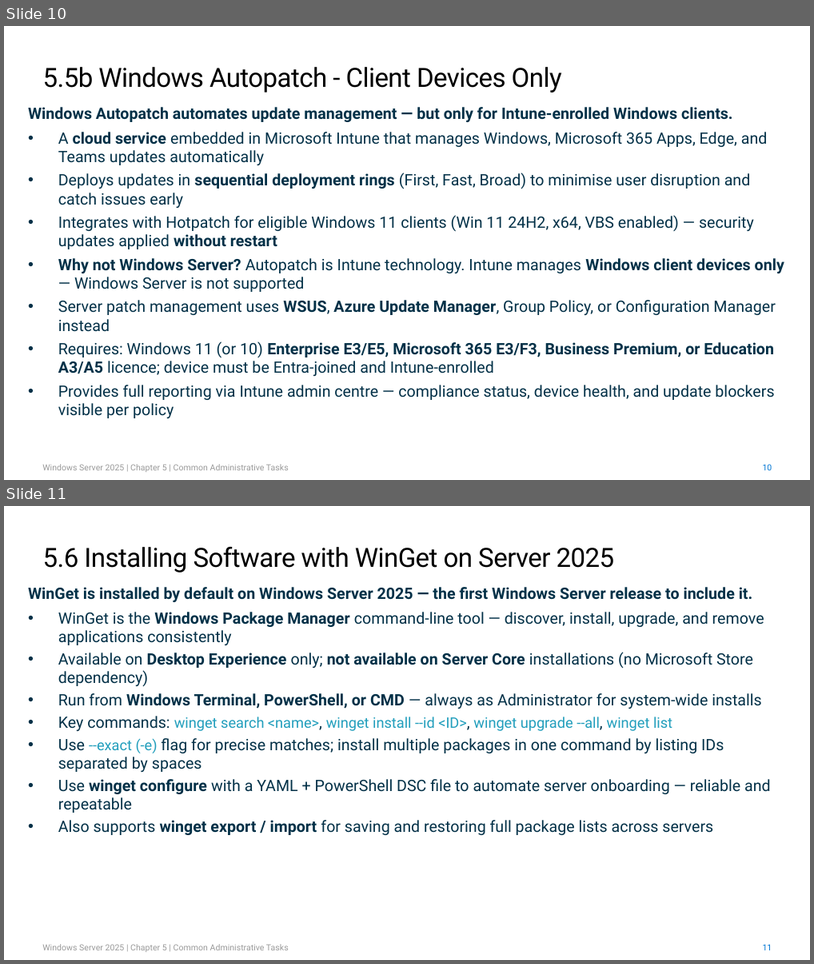
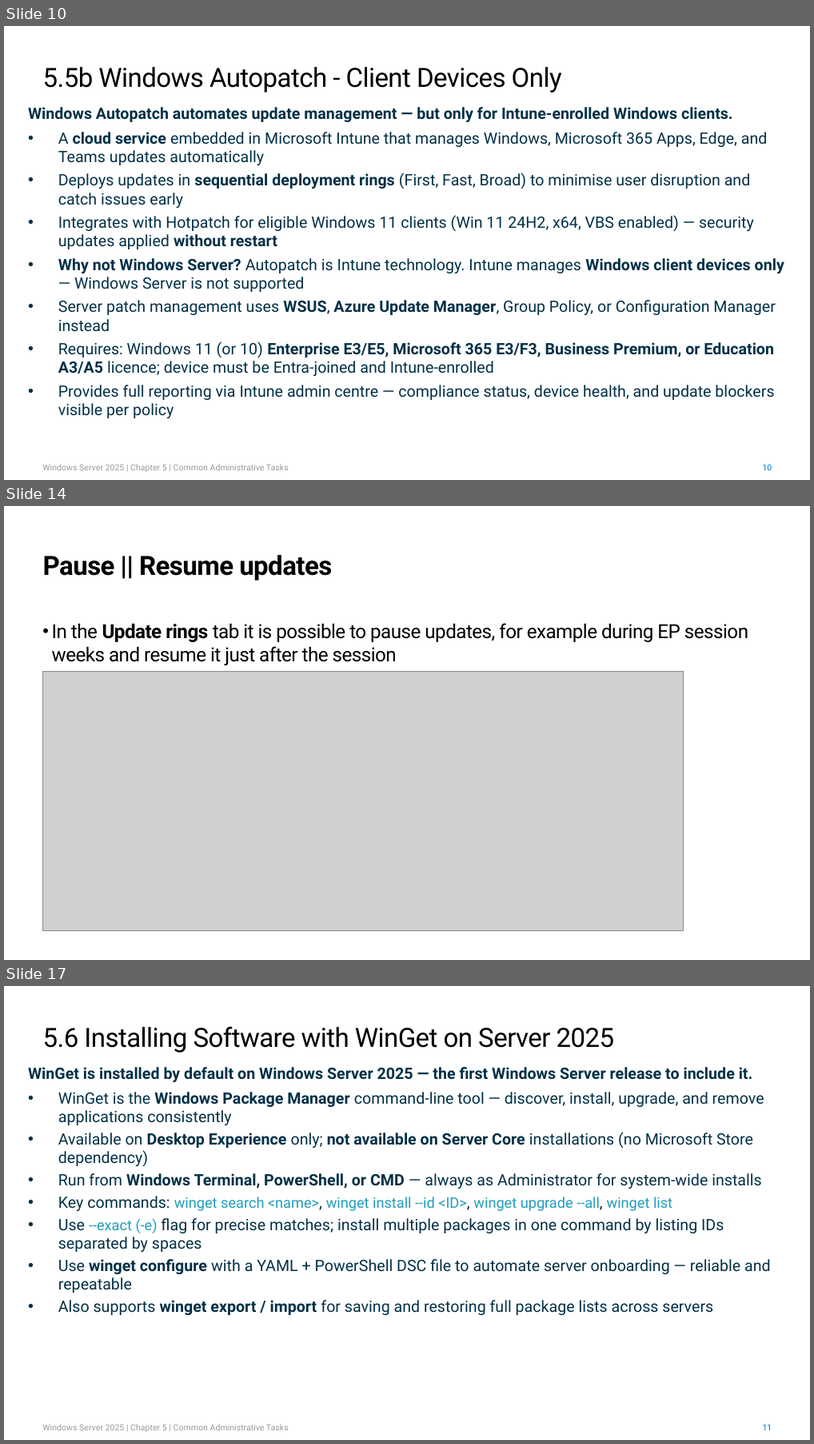
Before and after one commit to kramit/Windows-Server-2025-Course-Labs, a slide deck: FinalOutput/Chapter 5 Common Administrative Tasks - Master Template.pptx. Shown one above the other, each under a label of ours: slides 10 and 11 before the commit, slides 10, 14 and 17 after it; the slides between them are not shown. The pictures are 814x964 and 814x1444 pixels, drawn with LibreOffice and Linux fonts; fonts in the diff are those of the drawing; grey boxes stand for pictures. Boxes give left, top, right and bottom in pixels: in the first picture for what was removed or moved away, otherwise in the second. Text is boxed around its words. In the diff, an @@ line names an element or a change of style, - is before the commit and + after.

```diff
--- a/FinalOutput/Chapter 5 Common Administrative Tasks - Master Template.pptx
+++ b/FinalOutput/Chapter 5 Common Administrative Tasks - Master Template.pptx
@@ slide 14 added at (4,506,810,960), background #FFFFFF @@
@@ title added at (43,555,332,580), 23.5 pt, text #000000, bold @@
+Pause || Resume updates
@@ text added at (52,623,749,665), 17.3 pt, text #000000 @@
+• In the Update rings tab it is possible to pause updates, for example during EP session weeks and resume it just after the session
@@ picture added at (42,671,683,930) @@
@@ what was slide 11 is now slide 17 @@
```
Also in this commit, not shown: 5 other slides added.
